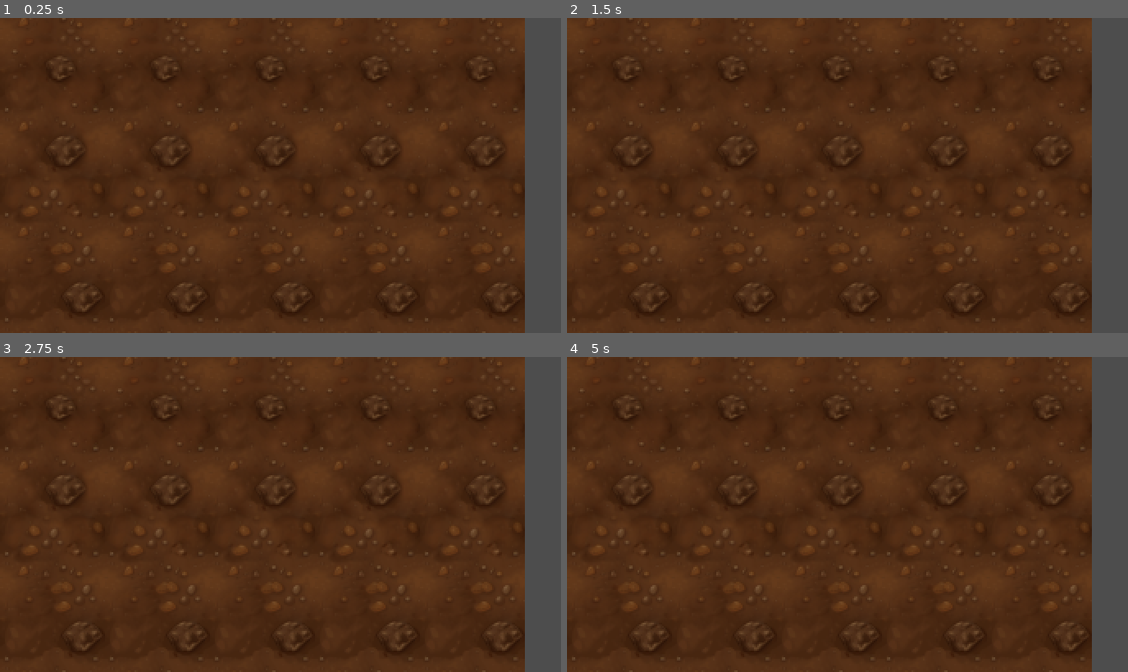
Above: before the commit, frames 1-4 (two rows, left to right).
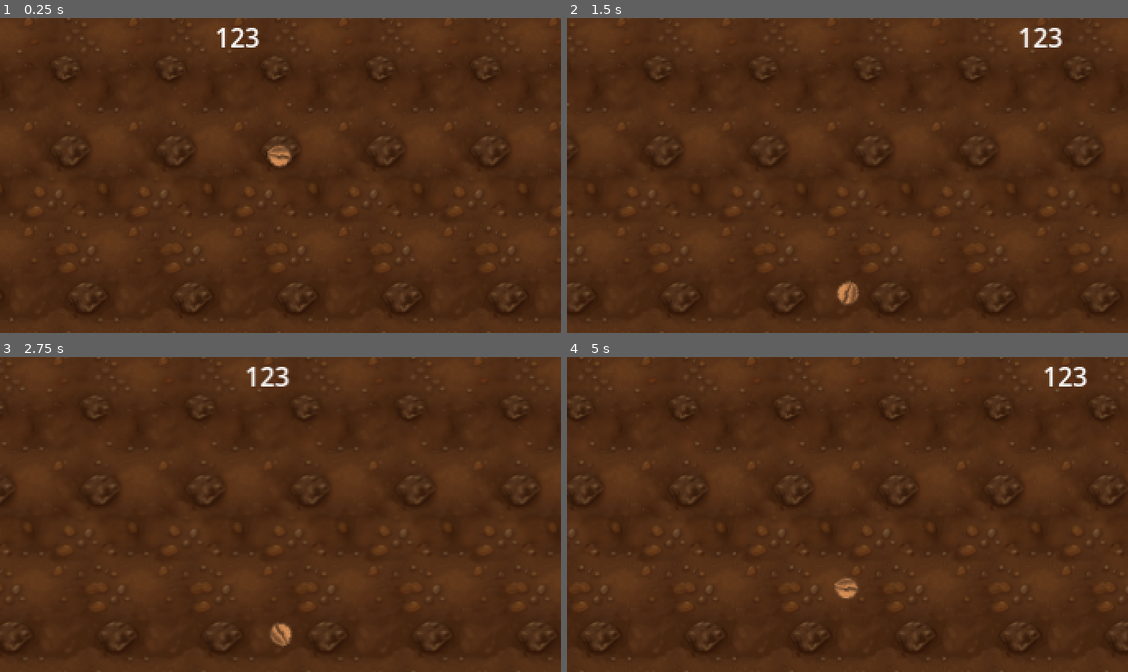
Above: after the commit, the same moments.

Repository: poacher2k/GGJ23
Game: Godot game, scene res://main.tscn
Same seed, same stepped clock (60 frames per second), same inputs: the game is played once before the commit and once after it.
Inputs:
- Up to frame 1 (0.25 s): no input
- Up to frame 2 (1.5 s): tap J (Shoot) at 0.6, 1.35 s
- Up to frame 3 (2.75 s): tap J (Shoot) at 2.1 s
- Up to frame 4 (5 s): tap J (Shoot) at 2.85, 3.6, 4.35 s

The runs differ from the first frame. In frame 1, 8.9% of the frame differs, in the area x 0-100%, y 0-100%; in frame 2, 11%; in frame 3, 11%; in frame 4, 12%.

Commit message:
Bunch a stuff

Diff:
--- a/Player.gd
+++ b/Player.gd
@@ -17,13 +17,14 @@
 
 	if Input.is_action_just_pressed("Shoot"):
 		shoot()
+#		$AnimatedSprite2D.play("active")
 
 	if Input.is_action_just_released("Shoot"):
+#		$AnimatedSprite2D.play("passive")
 		shot_position = null
 
 	if shot_position:
 		var posDiff : Vector2 = shot_position - global_position
-		print(posDiff)
 		velocity = posDiff.normalized() * HOOKSHOT_SPEED
 	else:
 		rotate(0.01 * ROTATION_VELOCITY)
--- a/main.gd
+++ b/main.gd
@@ -1,13 +1,61 @@
 extends Node2D
 
+# How many should there be on each side? Must be even!
+@export var bgInstances = 4
+@export var bgScene : PackedScene;
+
+var allScenes : Array[Node2D]
+var prevBgIndex = 0
+var bgWidth = 320
 
 # Called when the node enters the scene tree for the first time.
 func _ready():
-	pass # Replace with function body.
+	if bgInstances % 2 != 0:
+		bgInstances = bgInstances + 1
 
+	createBgInstances()
 
 # Called every frame. 'delta' is the elapsed time since the previous frame.
 func _process(delta):
 	if Input.is_action_just_pressed("Restart"):
 		get_tree().reload_current_scene()
-	pass
+
+
+
+func _physics_process(delta):
+	var currentBgIndex = floor($Player.position.x / bgWidth)
+
+	if currentBgIndex > prevBgIndex:
+		var first = allScenes.pop_front();
+		var last = allScenes.back()
+		first.position.x = last.position.x + bgWidth
+		allScenes.push_back(first)
+	elif currentBgIndex < prevBgIndex:
+		var last = allScenes.pop_back()
+		var first = allScenes.front();
+		last.position.x = first.position.x - bgWidth
+		allScenes.push_front(last)
+
+
+	prevBgIndex = currentBgIndex
+
+func createBgInstances():
+	bgWidth = $BG.get_node("Ceiling/CollisionShape2D").get_shape().extents.x * 2
+	var half = bgInstances / 2
+
+	for i in range(half):
+		var n = bgScene.instantiate()
+		n.position.x = (bgWidth * (i + 1) * -1)
+		allScenes.append(n)
+		%GameBounds.add_child(n)
+
+	var bg = $BG;
+	allScenes.append(bg)
+	remove_child(bg)
+	%GameBounds.add_child(bg)
+
+	for i in range(half):
+		var n = bgScene.instantiate()
+		n.position.x = bgWidth * (i + 1)
+		allScenes.append(n)
+		%GameBounds.add_child(n)
--- a/main.tscn
+++ b/main.tscn
@@ -1,28 +1,52 @@
 [gd_scene load_steps=5 format=3 uid="uid://doq07kiyhro1l"]
 
-[ext_resource type="Script" path="res://Player.gd" id="1_7ucny"]
 [ext_resource type="Script" path="res://main.gd" id="1_vulhb"]
 [ext_resource type="PackedScene" uid="uid://dhtjouk537h52" path="res://bg.tscn" id="2_q280r"]
+[ext_resource type="PackedScene" uid="uid://cb6tickm0tymh" path="res://player.tscn" id="3_73rgr"]
 
-[sub_resource type="CapsuleShape2D" id="CapsuleShape2D_jt0dh"]
-radius = 4.0
-height = 16.0
+[sub_resource type="CircleShape2D" id="CircleShape2D_3844m"]
 
 [node name="Main" type="Node2D"]
 script = ExtResource("1_vulhb")
+bgScene = ExtResource("2_q280r")
+
+[node name="GameBounds" type="Node2D" parent="."]
+unique_name_in_owner = true
 
 [node name="BG" parent="." instance=ExtResource("2_q280r")]
 
-[node name="Player" type="CharacterBody2D" parent="."]
-position = Vector2(40, 80)
-collision_mask = 3
-script = ExtResource("1_7ucny")
-HOOKSHOT_SPEED = 100.0
-ROTATION_VELOCITY = 12.0
+[node name="Player" parent="." instance=ExtResource("3_73rgr")]
 
-[node name="PlayerCollisionShape" type="CollisionShape2D" parent="Player"]
-shape = SubResource("CapsuleShape2D_jt0dh")
+[node name="Items" type="Node2D" parent="."]
 
-[node name="RayCast2D" type="RayCast2D" parent="Player"]
-target_position = Vector2(2.08165e-12, -2000)
-collision_mask = 2
+[node name="Item" type="Area2D" parent="Items"]
+position = Vector2(160, 80)
+collision_layer = 0
+
+[node name="CollisionShape2D" type="CollisionShape2D" parent="Items/Item"]
+shape = SubResource("CircleShape2D_3844m")
+
+[node name="CanvasLayer" type="CanvasLayer" parent="."]
+follow_viewport_enabled = true
+
+[node name="Control" type="Control" parent="CanvasLayer"]
+layout_mode = 3
+anchors_preset = 0
+offset_right = 40.0
+offset_bottom = 40.0
+
+[node name="RichTextLabel" type="RichTextLabel" parent="CanvasLayer/Control"]
+layout_mode = 0
+offset_right = 40.0
+offset_bottom = 40.0
+text = "123"
+
+[node name="Control2" type="Control" parent="CanvasLayer"]
+layout_mode = 3
+anchors_preset = 0
+offset_right = 40.0
+offset_bottom = 40.0
+
+[node name="Container" type="Container" parent="."]
+offset_right = 40.0
+offset_bottom = 40.0
--- /dev/null
+++ b/player.tscn
@@ -0,0 +1,38 @@
+[gd_scene load_steps=6 format=3 uid="uid://cb6tickm0tymh"]
+
+[ext_resource type="Script" path="res://Player.gd" id="1_gw74j"]
+[ext_resource type="Texture2D" uid="uid://ckruwretha55k" path="res://Assets/Character/seed_passive.png" id="2_lmlpo"]
+[ext_resource type="Texture2D" uid="uid://0cp1seb6lvfh" path="res://Assets/Light/default.png" id="3_wkoct"]
+
+[sub_resource type="CapsuleShape2D" id="CapsuleShape2D_jt0dh"]
+radius = 4.0
+height = 16.0
+
+[sub_resource type="ShaderMaterial" id="ShaderMaterial_bbbnl"]
+
+[node name="Player" type="CharacterBody2D"]
+position = Vector2(40, 80)
+collision_mask = 7
+script = ExtResource("1_gw74j")
+HOOKSHOT_SPEED = 200.0
+ROTATION_VELOCITY = 12.0
+
+[node name="PlayerCollisionShape" type="CollisionShape2D" parent="."]
+shape = SubResource("CapsuleShape2D_jt0dh")
+
+[node name="RayCast2D" type="RayCast2D" parent="."]
+target_position = Vector2(2.08165e-12, -2000)
+collision_mask = 2
+
+[node name="Camera2D" type="Camera2D" parent="."]
+limit_top = 0
+limit_bottom = 192
+limit_smoothed = true
+
+[node name="Sprite2D" type="Sprite2D" parent="."]
+material = SubResource("ShaderMaterial_bbbnl")
+texture = ExtResource("2_lmlpo")
+
+[node name="PointLight2D" type="PointLight2D" parent="."]
+range_item_cull_mask = 0
+texture = ExtResource("3_wkoct")
--- a/project.godot
+++ b/project.godot
@@ -38,7 +38,7 @@
 
 [physics]
 
-2d/default_gravity=150.0
+2d/default_gravity=125.0
 
 [rendering]
 
Binary file added: Assets/Light/default.png
Not shown, added: Assets/Light/default.png.import
